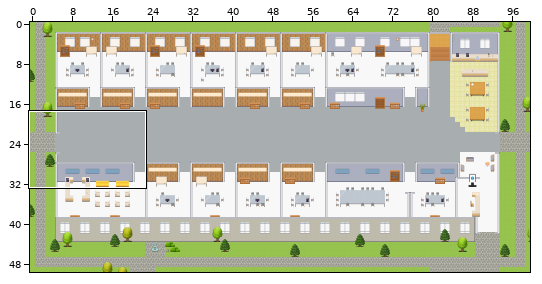
Tiled map (JSON): maps/PH-Customer-Engagement-Platform-Data-Privacy-Management.tmj. The picture above shows the old version from afar; the outline marks the close-up.
Close-up. First the earlier version:
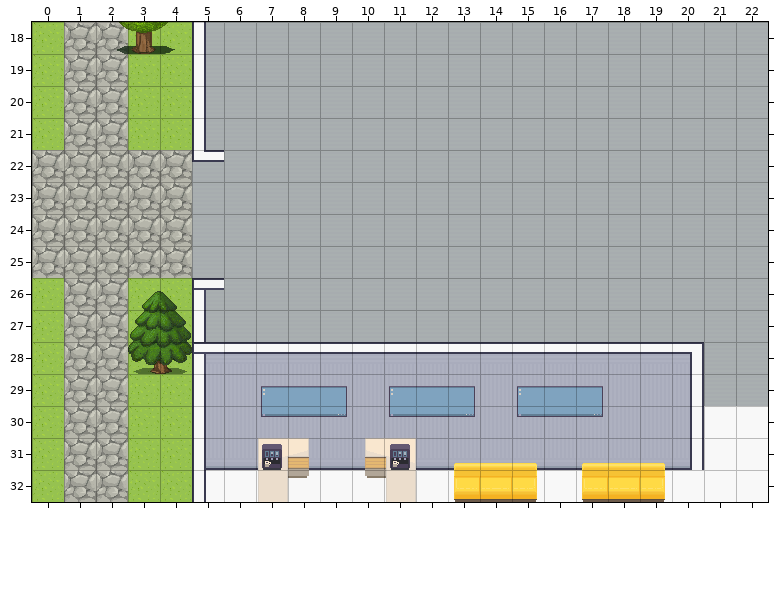
Cells are 32x32 px. Shown: x 0..22, y 18..32. The commit also changed other parts of the map, which this record leaves out.
And afterwards:
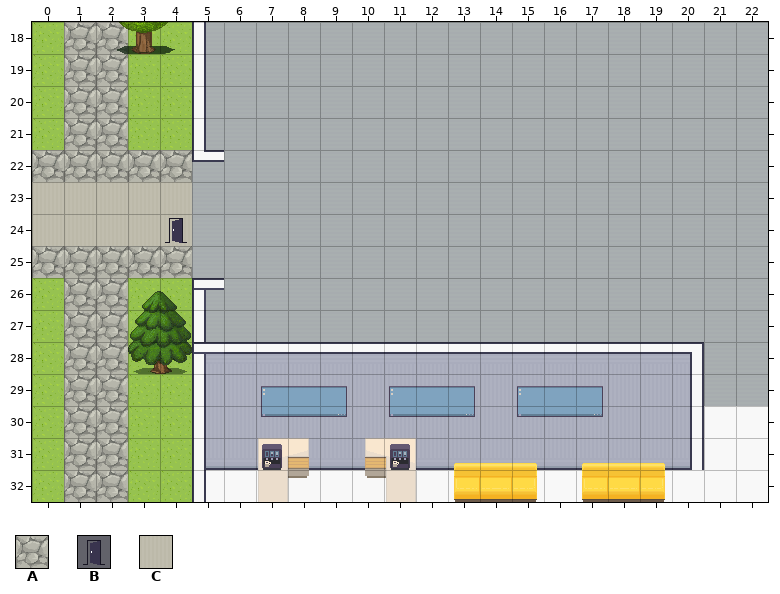
Key: from "Exterior": A 638; from "User_Zones": B 65; from "room2": C 328.
_ is an empty cell.
The edit:
Layer "outside":
Tile A becomes tile C in rows 23 to 24 at x 0 to 4.
Layer "tech":
The author put tile B in row 24 at x 4.
